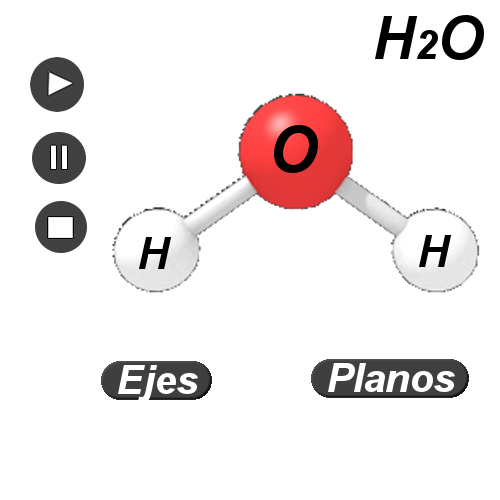
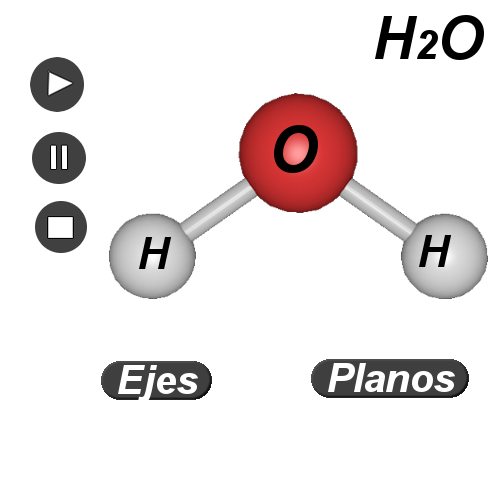
Before/after of a 500 × 500 layered artwork. What changed in the layer stack:
painted on "Marcador" over [108, 93, 488, 299]
